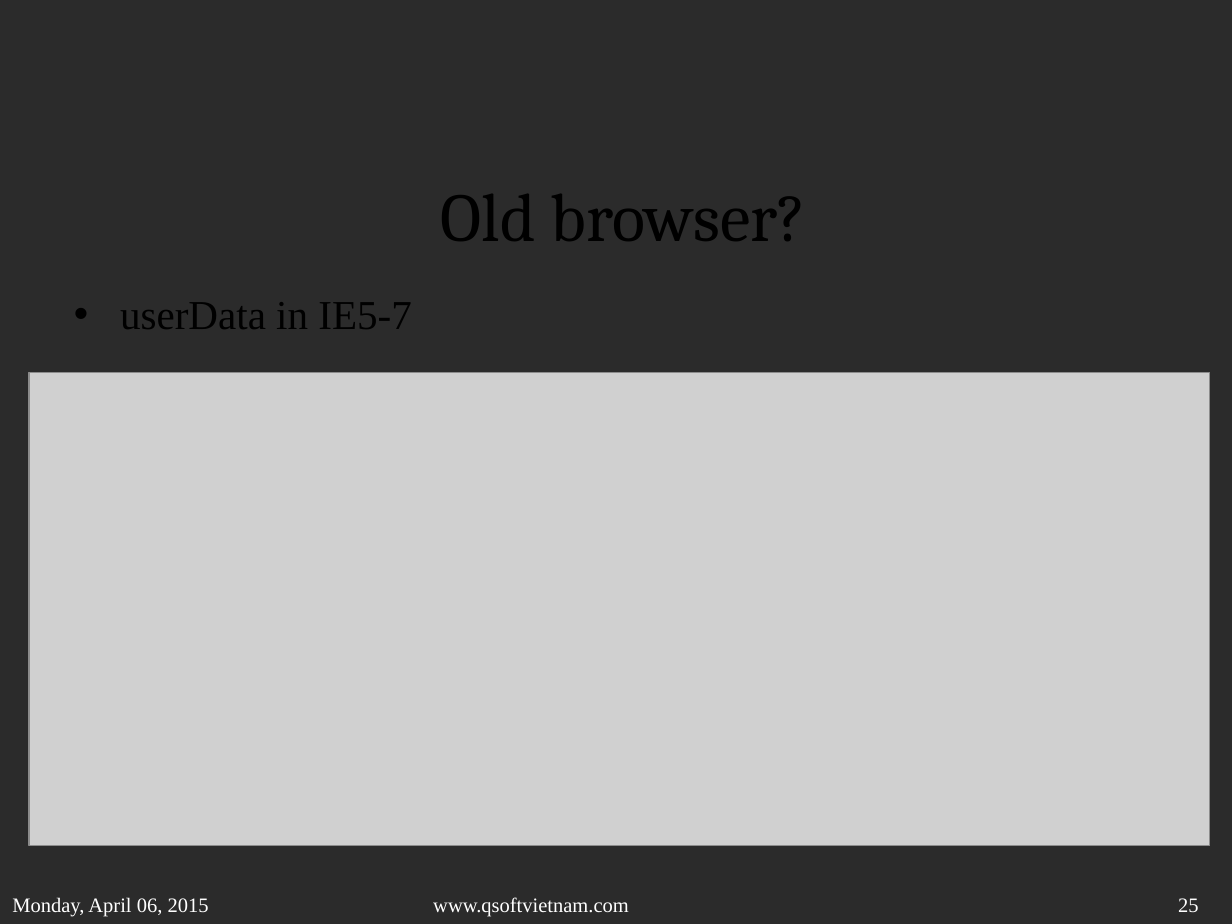
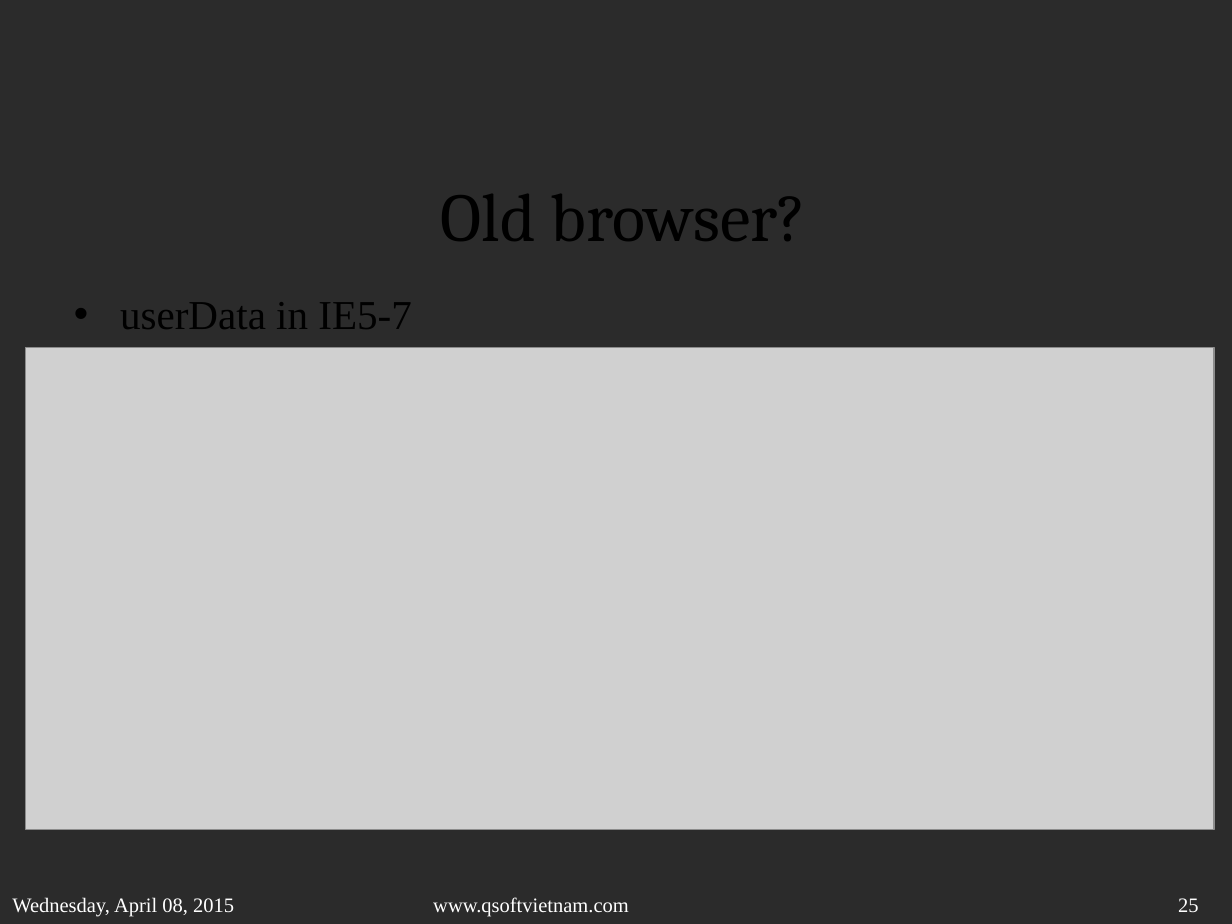
Before and after one commit to sonvq-qsoftvn/htmltraining, a slide deck: slide 25 of QSoftVietnam_SlideTemplate2014- Sonvq.pptx. Drawn at 1232x924 pixels with LibreOffice and Linux fonts; fonts in the diff are those of the drawing; grey boxes stand for pictures; background and template pictures are left out; a plain dark background stands for a picture behind light text. Boxes give left, top, right and bottom in pixels: in the first picture for what was removed or moved away, otherwise in the second. Text is boxed around its words. In the diff, an @@ line names an element or a change of style, - is before the commit and + after.

```diff
--- a/QSoftVietnam_SlideTemplate2014- Sonvq.pptx
+++ b/QSoftVietnam_SlideTemplate2014- Sonvq.pptx
@@ picture: place and size @@
-picture at (30, 372, 1210, 845)
+picture at (26, 347, 1215, 829)
@@ text at (12, 897, 234, 917): text changed @@
-Monday, April 06, 2015
+Wednesday, April 08, 2015
```
Also in this commit, not shown: 28 other slides changed.
